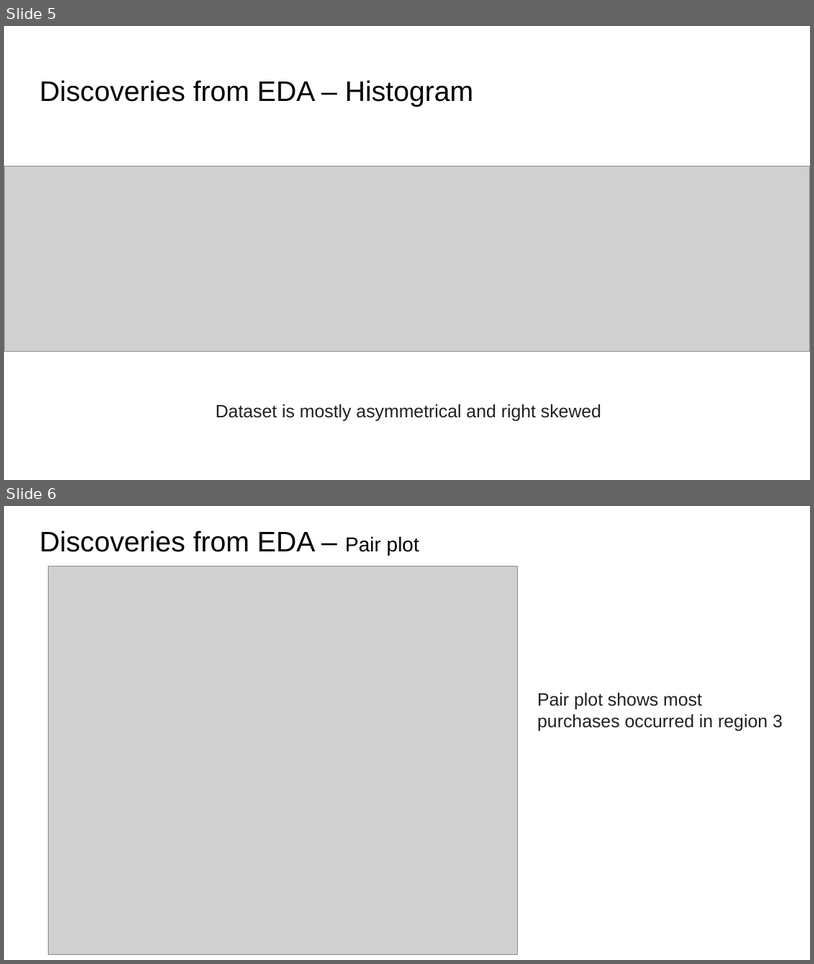
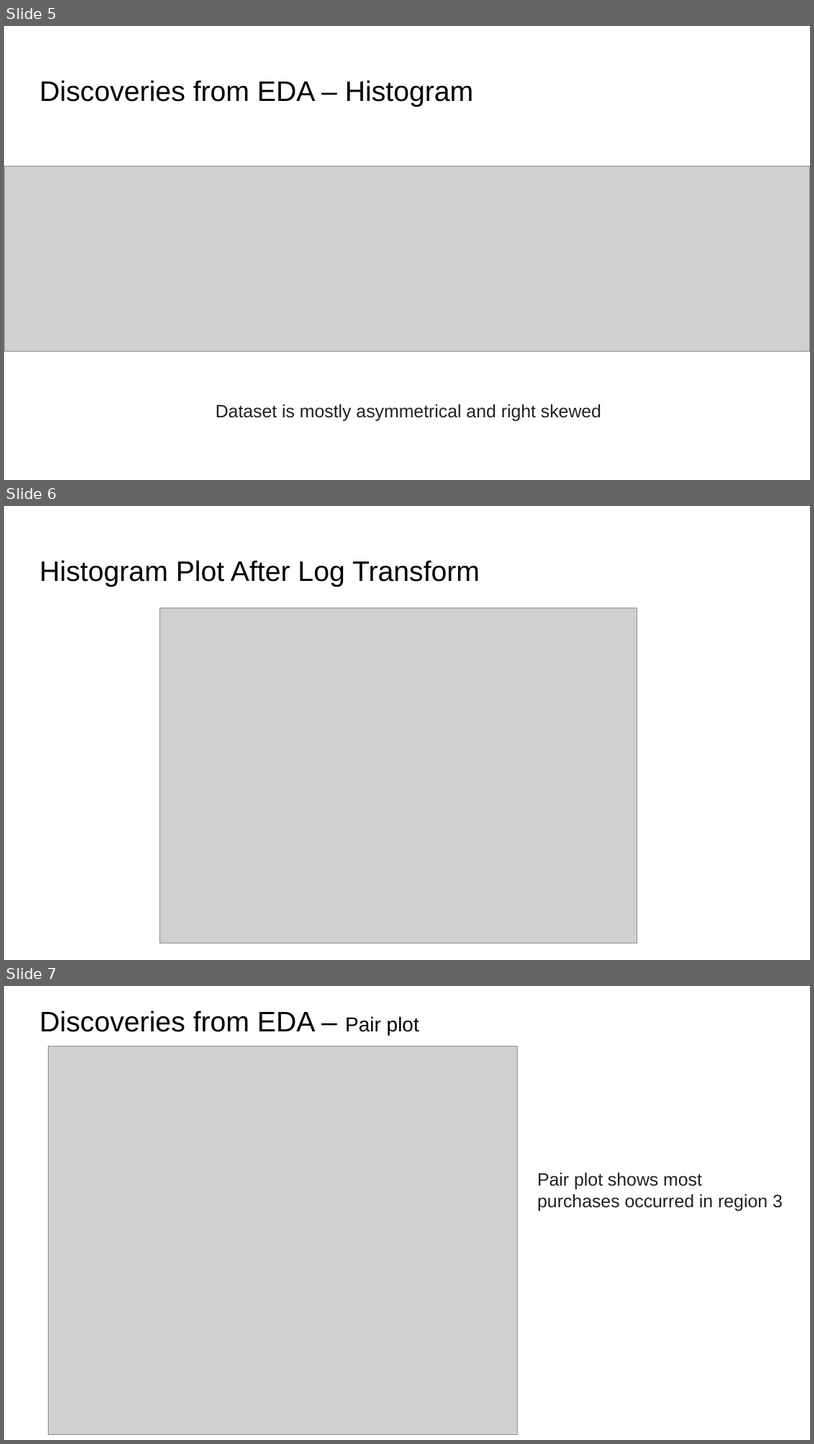
Before and after one commit to AbiAfolabi/ml-project-unsupervised-learning, a slide deck: ML UnsupervisedLearning_AfolabiAbimbola.pptx. Shown one above the other, each under a label of ours: slides 5 and 6 before the commit, slides 5, 6 and 7 after it. The pictures are 814x964 and 814x1444 pixels, drawn with LibreOffice and Linux fonts; fonts in the diff are those of the drawing; grey boxes stand for pictures. Boxes give left, top, right and bottom in pixels: in the first picture for what was removed or moved away, otherwise in the second. Text is boxed around its words. In the diff, an @@ line names an element or a change of style, - is before the commit and + after.

```diff
--- a/ML UnsupervisedLearning_AfolabiAbimbola.pptx
+++ b/ML UnsupervisedLearning_AfolabiAbimbola.pptx
@@ slide 6 added at (4,506,810,960), background #FFFFFF @@
@@ title added at (39,560,480,587), 25.2 pt, text #000000 @@
+Histogram Plot After Log Transform
@@ picture added at (160,608,637,942) @@
@@ what was slide 6 is now slide 7 @@
```
Also in this commit, not shown: 2 slides changed, 1 other slide added, 3 other files.
